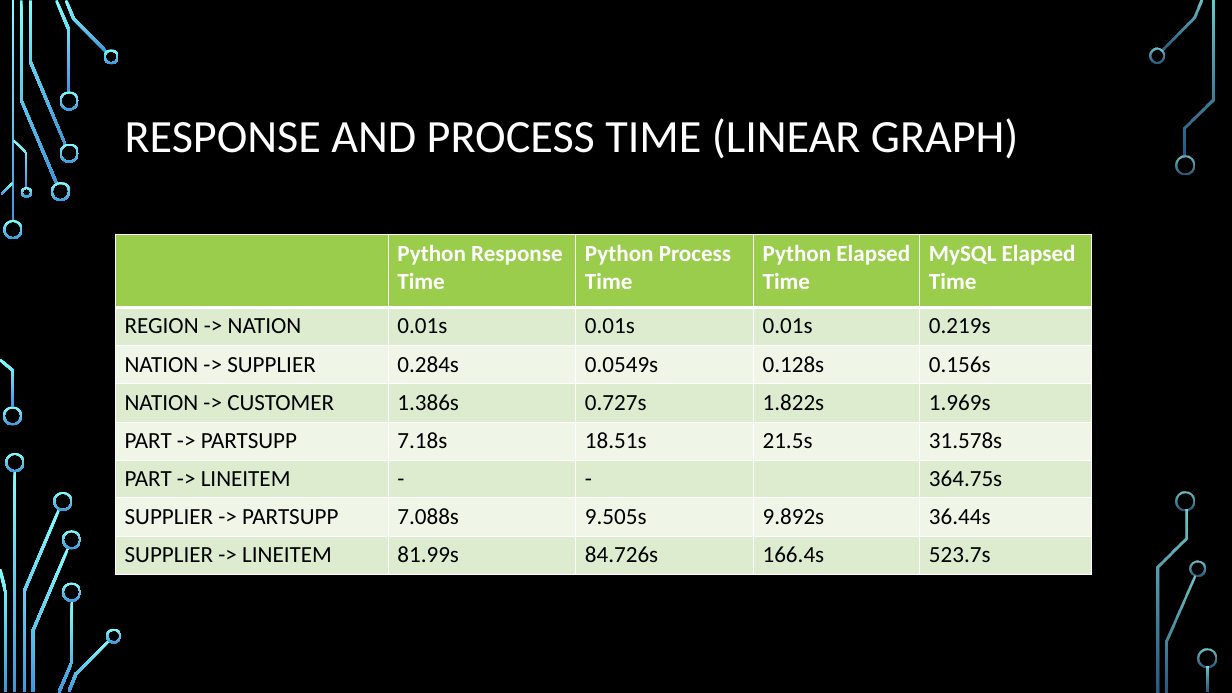
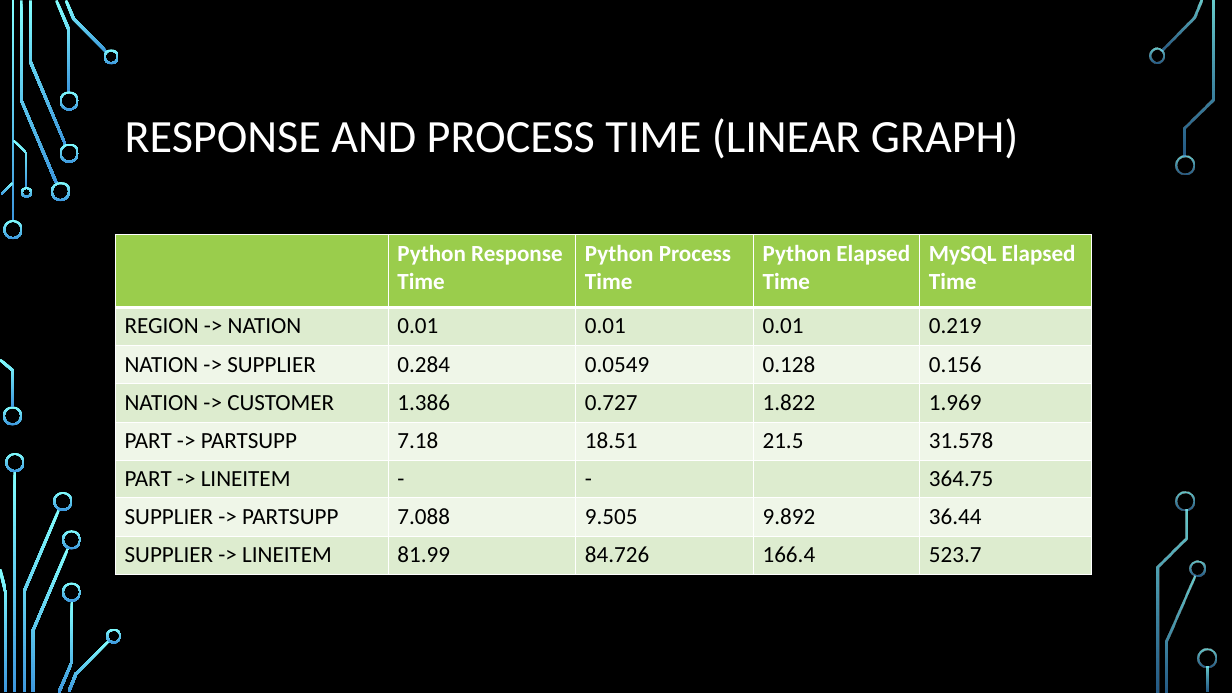
Before and after one commit to avinashsp93/multiwayjoin, a slide deck: slide 14 of MultiWayJoin.pptx. Drawn at 1232x693 pixels with LibreOffice and Linux fonts; fonts in the diff are those of the drawing; background and template pictures are left out. Boxes give left, top, right and bottom in pixels: in the first picture for what was removed or moved away, otherwise in the second. Text is boxed around its words. In the diff, an @@ line names an element or a change of style, - is before the commit and + after.

```diff
--- a/MultiWayJoin.pptx
+++ b/MultiWayJoin.pptx
@@ table at (116, 235, 1092, 574) @@
-row 2: REGION -> NATION | 0.01s | 0.01s | 0.01s | 0.219s
+row 2: REGION -> NATION | 0.01 | 0.01 | 0.01 | 0.219
-row 3: NATION -> SUPPLIER | 0.284s | 0.0549s | 0.128s | 0.156s
+row 3: NATION -> SUPPLIER | 0.284 | 0.0549 | 0.128 | 0.156
-row 4: NATION -> CUSTOMER | 1.386s | 0.727s | 1.822s | 1.969s
+row 4: NATION -> CUSTOMER | 1.386 | 0.727 | 1.822 | 1.969
-row 5: PART -> PARTSUPP | 7.18s | 18.51s | 21.5s | 31.578s
+row 5: PART -> PARTSUPP | 7.18 | 18.51 | 21.5 | 31.578
-row 6, column 5: 364.75s
+row 6, column 5: 364.75
-row 7: SUPPLIER -> PARTSUPP | 7.088s | 9.505s | 9.892s | 36.44s
+row 7: SUPPLIER -> PARTSUPP | 7.088 | 9.505 | 9.892 | 36.44
-row 8: SUPPLIER -> LINEITEM | 81.99s | 84.726s | 166.4s | 523.7s
+row 8: SUPPLIER -> LINEITEM | 81.99 | 84.726 | 166.4 | 523.7
```
Also in this commit, not shown: 2 other slides changed, 2 other files.
